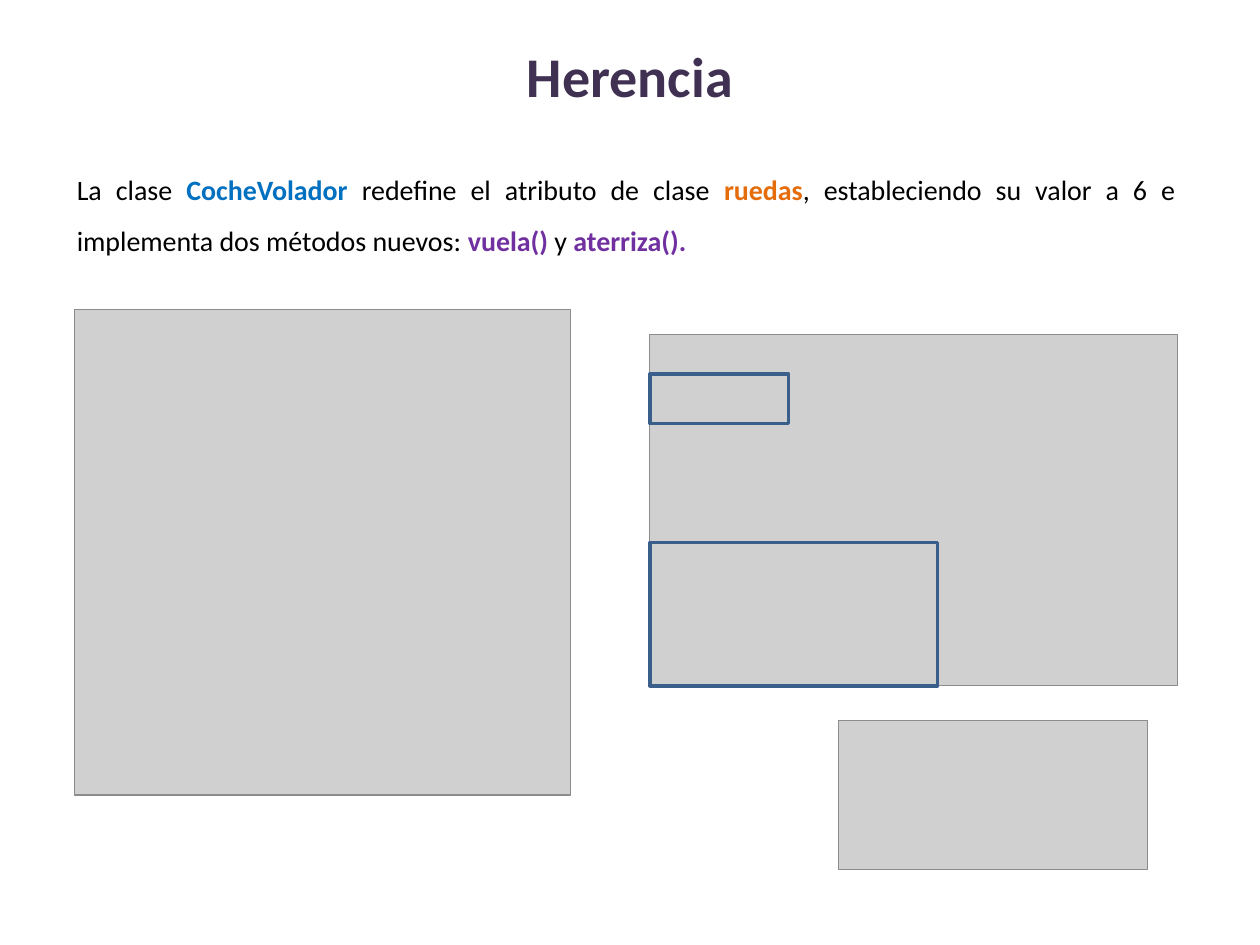
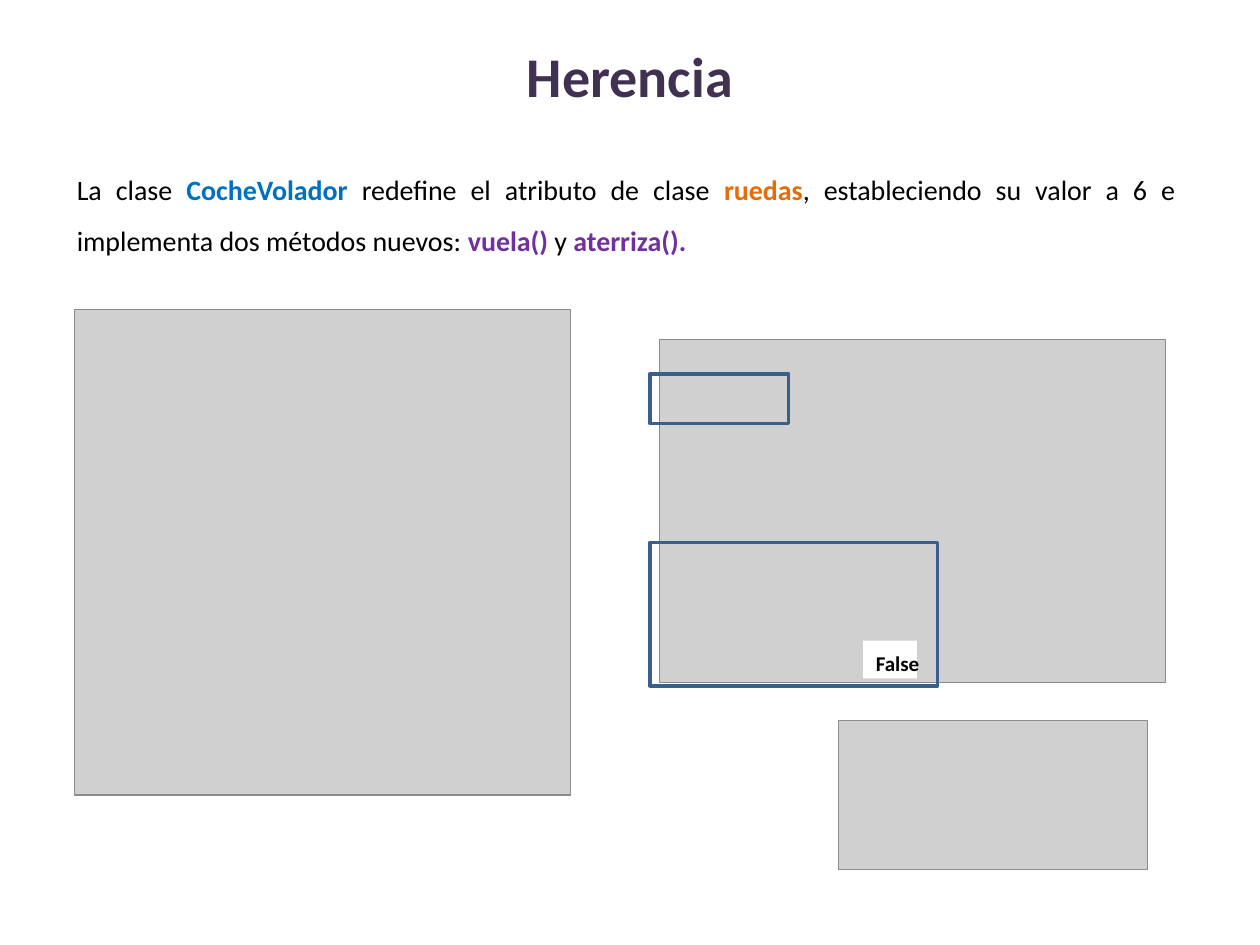
Before and after one commit to lizetheP/Analitica, a slide deck: slide 15 of Calendario2023/presentaciones/16_POO_Herencia.pptx. Drawn at 1260x945 pixels with LibreOffice and Linux fonts; fonts in the diff are those of the drawing; grey boxes stand for pictures. Boxes give left, top, right and bottom in pixels: in the first picture for what was removed or moved away, otherwise in the second. Text is boxed around its words. In the diff, an @@ line names an element or a change of style, - is before the commit and + after.

```diff
--- a/Calendario2023/presentaciones/16_POO_Herencia.pptx
+++ b/Calendario2023/presentaciones/16_POO_Herencia.pptx
@@ picture: place and size @@
-picture at <box>650,334,1178,685</box>
+picture at <box>660,339,1167,682</box>
@@ rectangle added at <box>863,640,917,678</box>, fill #FFFFFF @@
@@ text added at <box>876,653,919,677</box>, 12 pt, text #000000, bold @@
+False
```
Also in this commit, not shown: 8 other slides changed, 10 other files.
